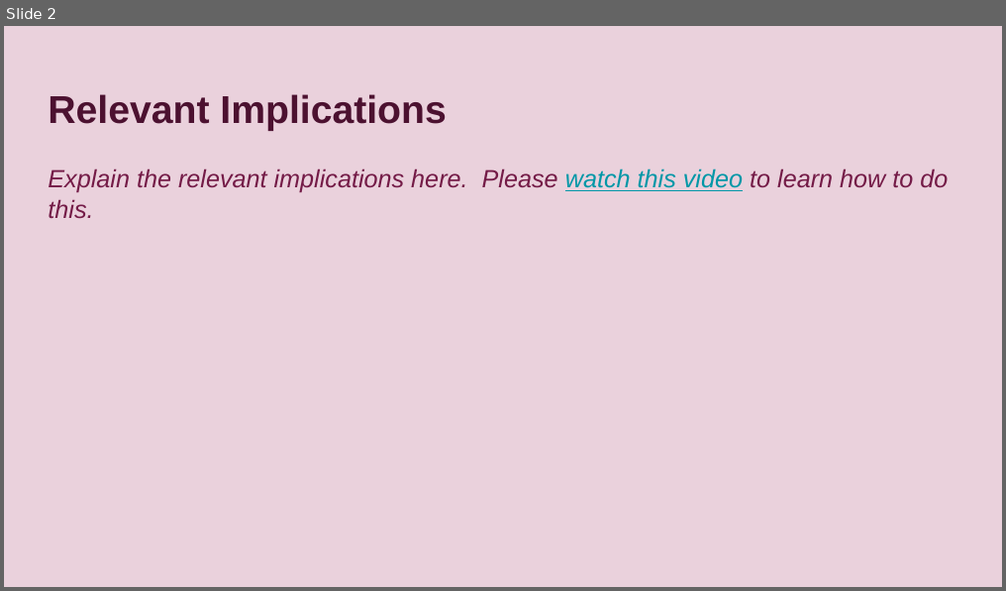
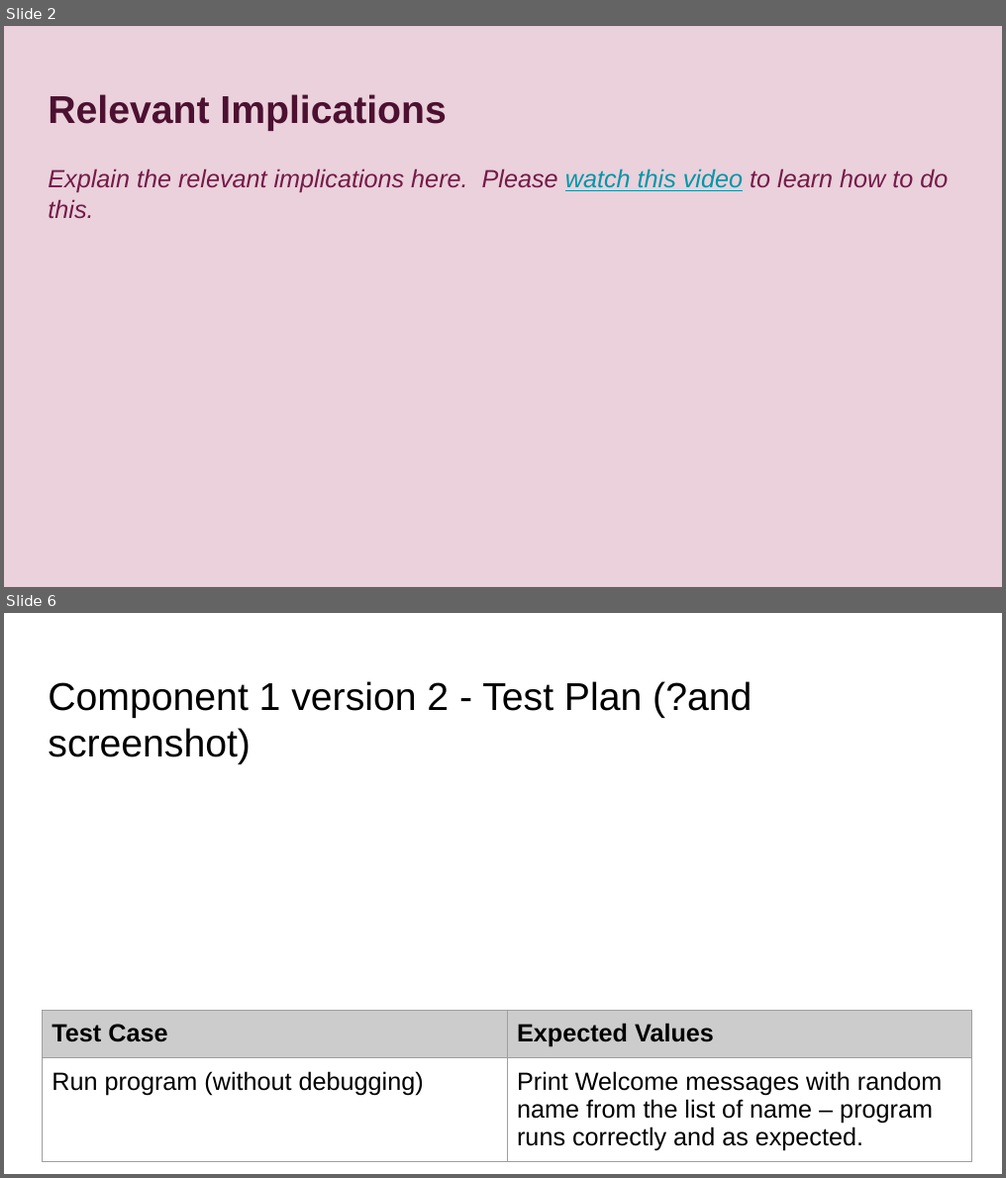
Before and after one commit to LaurenceStewart/Pizza_Bot, a slide deck: 022_91893+_+91897+Documentation.pptx. Shown one above the other, each under a label of ours: slide 2 before the commit, slides 2 and 6 after it; the slides between them are not shown. The pictures are 1006x591 and 1006x1178 pixels, drawn with LibreOffice and Linux fonts; fonts in the diff are those of the drawing. Boxes give left, top, right and bottom in pixels: in the first picture for what was removed or moved away, otherwise in the second. Text is boxed around its words. In the diff, an @@ line names an element or a change of style, - is before the commit and + after.

```diff
--- a/022_91893+_+91897+Documentation.pptx
+++ b/022_91893+_+91897+Documentation.pptx
@@ slide 6 added at box(4, 613, 1002, 1174), background #FFFFFF @@
@@ title added at box(48, 681, 751, 764), 28 pt, text #000000 @@
+Component 1 version 2 - Test Plan (?and screenshot)
@@ table added at box(42, 1010, 972, 1169), 2 rows, 2 columns @@
+Test Case | Expected Values
+Run program (without debugging) | Print Welcome messages with random name from the list of name – program runs correctly and as expected.
```
Also in this commit, not shown: 3 slides changed, 39 other slides added, 1 slide removed, 3 other files.
